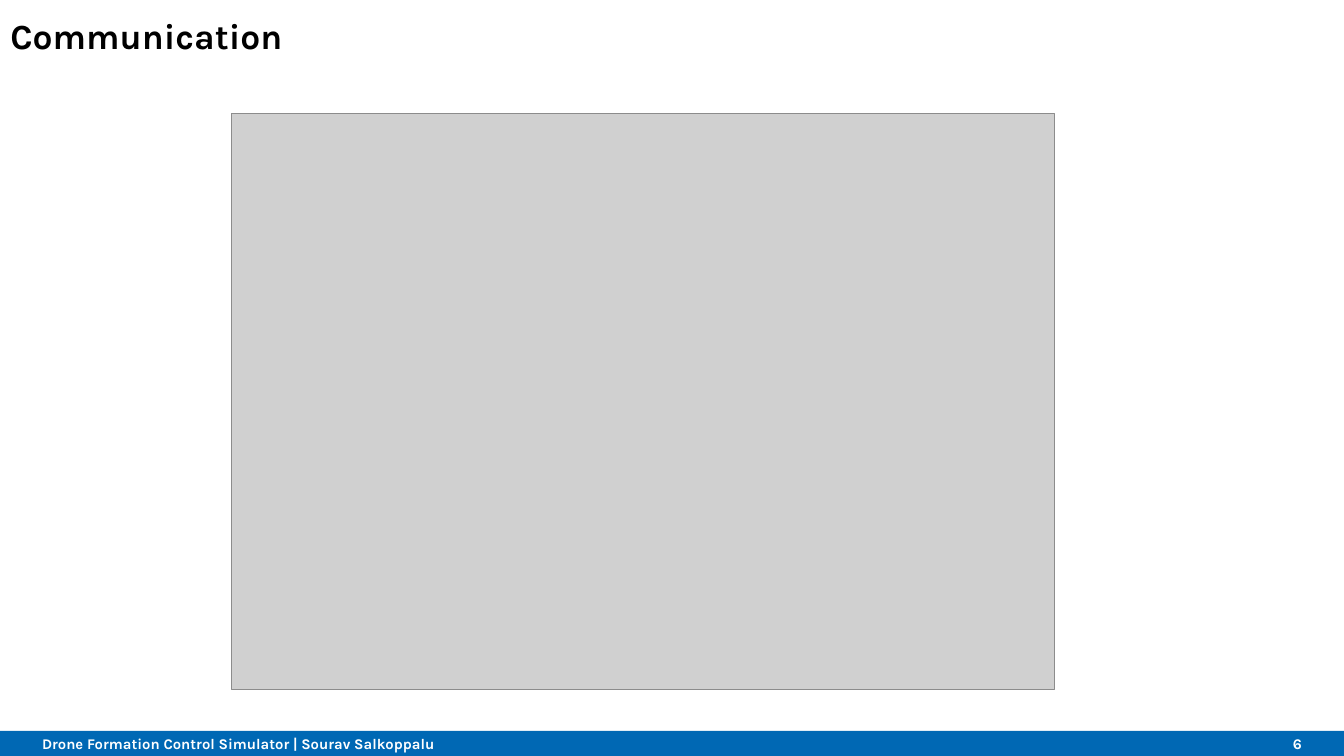
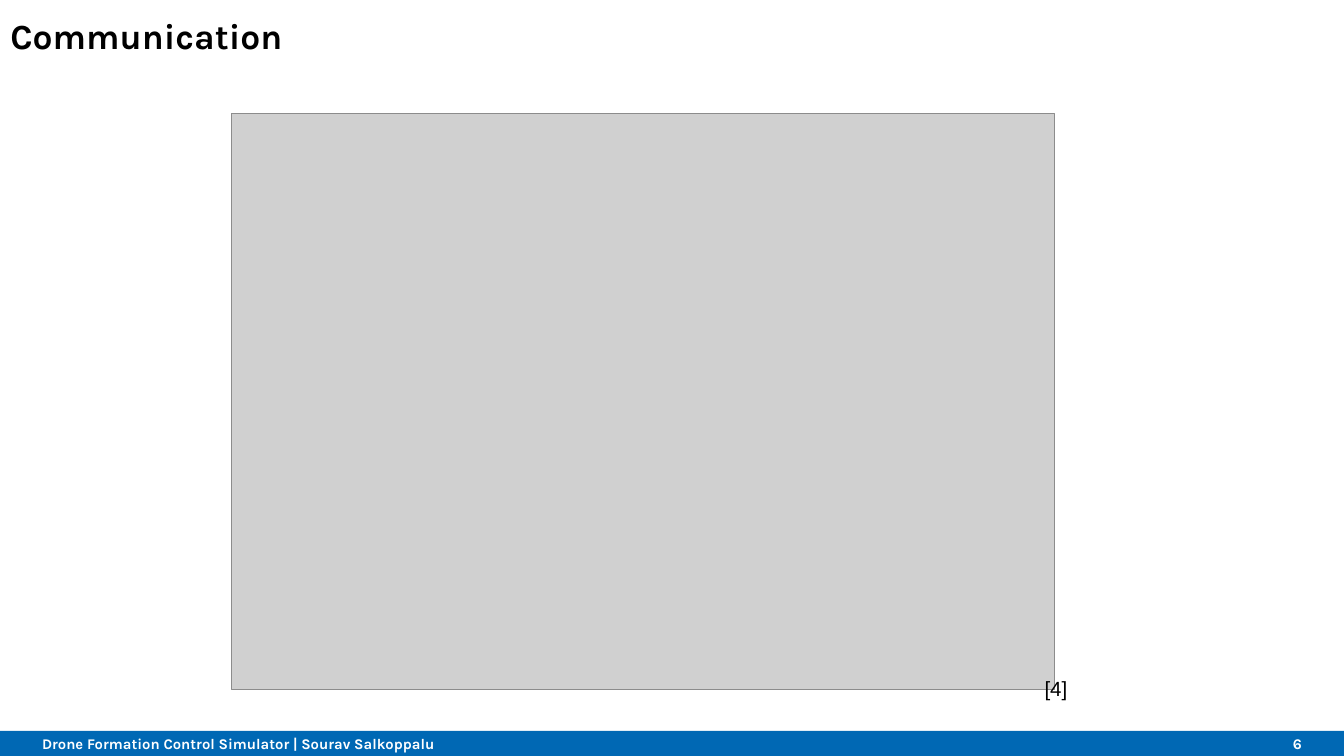
Before and after one commit to Belvin7/Drone_Project_personal-, a slide deck: slide 6 of AMS_Intermediate_Presentation.odp. Drawn at 1344x756 pixels with LibreOffice and Linux fonts; fonts in the diff are those of the drawing; grey boxes stand for pictures; background and template pictures are left out. Boxes give left, top, right and bottom in pixels: in the first picture for what was removed or moved away, otherwise in the second. Text is boxed around its words. In the diff, an @@ line names an element or a change of style, - is before the commit and + after.

```diff
--- a/AMS_Intermediate_Presentation.odp
+++ b/AMS_Intermediate_Presentation.odp
@@ text added at box(1045, 680, 1068, 701), 11 pt, text #000000 @@
+[4]
```
Also in this commit, not shown: 2 other slides changed, 1 slide added.
